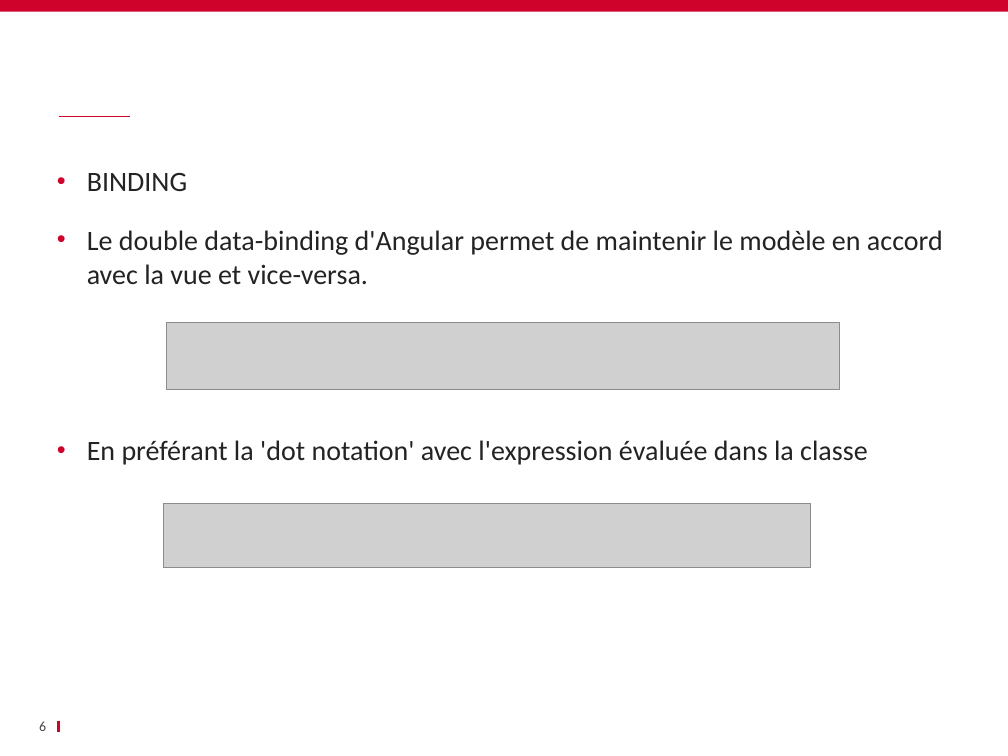
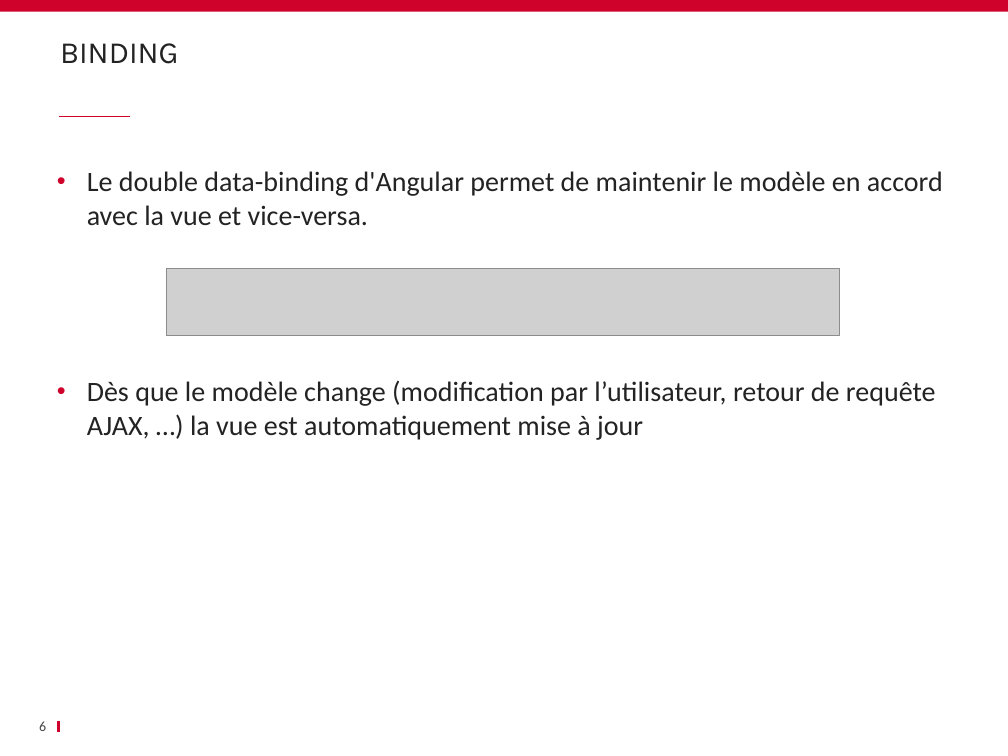
Before and after one commit to schassande/formation-angularjs1, a slide deck: slide 6 of Jour1/03 Premiers pas/03_Premier_pas_AngularJS.pptx. Drawn at 1008x756 pixels with LibreOffice and Linux fonts; fonts in the diff are those of the drawing; grey boxes stand for pictures; background and template pictures are left out. Boxes give left, top, right and bottom in pixels: in the first picture for what was removed or moved away, otherwise in the second. Text is boxed around its words. In the diff, an @@ line names an element or a change of style, - is before the commit and + after.

```diff
--- a/Jour1/03 Premiers pas/03_Premier_pas_AngularJS.pptx
+++ b/Jour1/03 Premiers pas/03_Premier_pas_AngularJS.pptx
@@ title added at (60, 43, 179, 64), 22 pt, text #232323 @@
+BINDING
@@ text at (87, 173, 187, 191): paragraph removed @@
-• BINDING
@@ picture: place and size @@
-picture at (166, 323, 840, 390)
+picture at (166, 269, 840, 337)
@@ text at (87, 380, 936, 440): text changed @@
-• En préférant la 'dot notation' avec l'expression évaluée dans la classe
+• Dès que le modèle change (modification par l’utilisateur, retour de requête AJAX, …) la vue est automatiquement mise à jour
@@ picture removed at (163, 503, 810, 568) @@
```
Also in this commit, not shown: 9 other slides changed, 4 slides removed, 1 other file.
